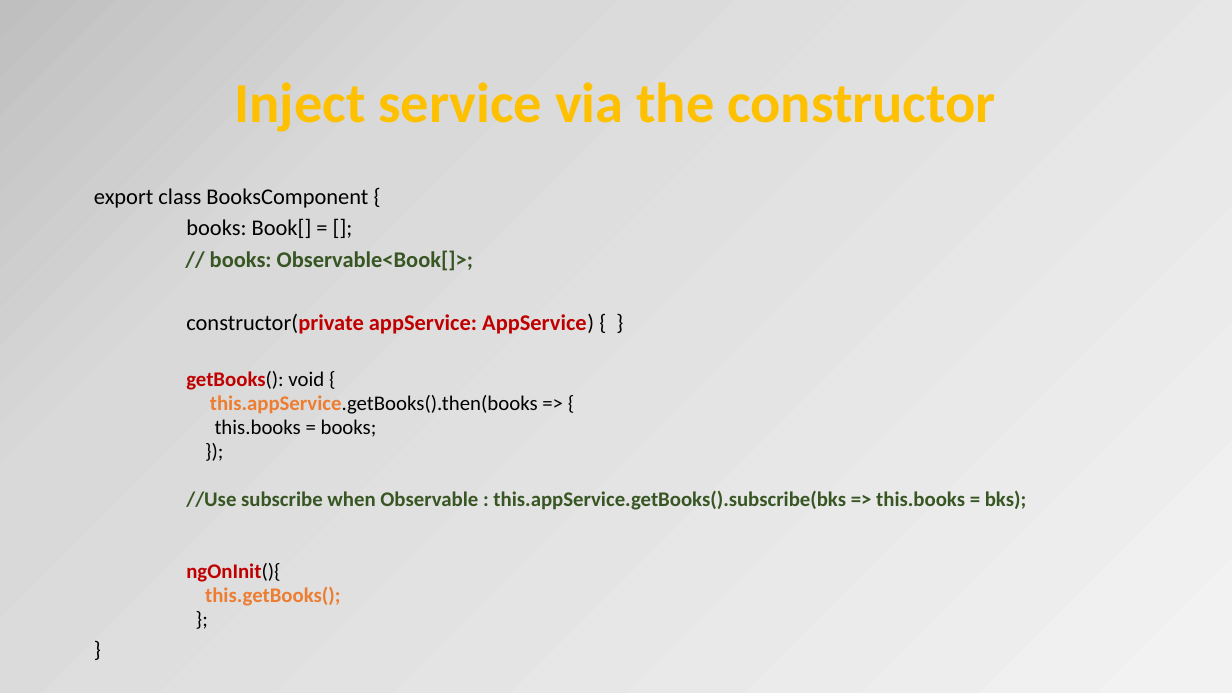
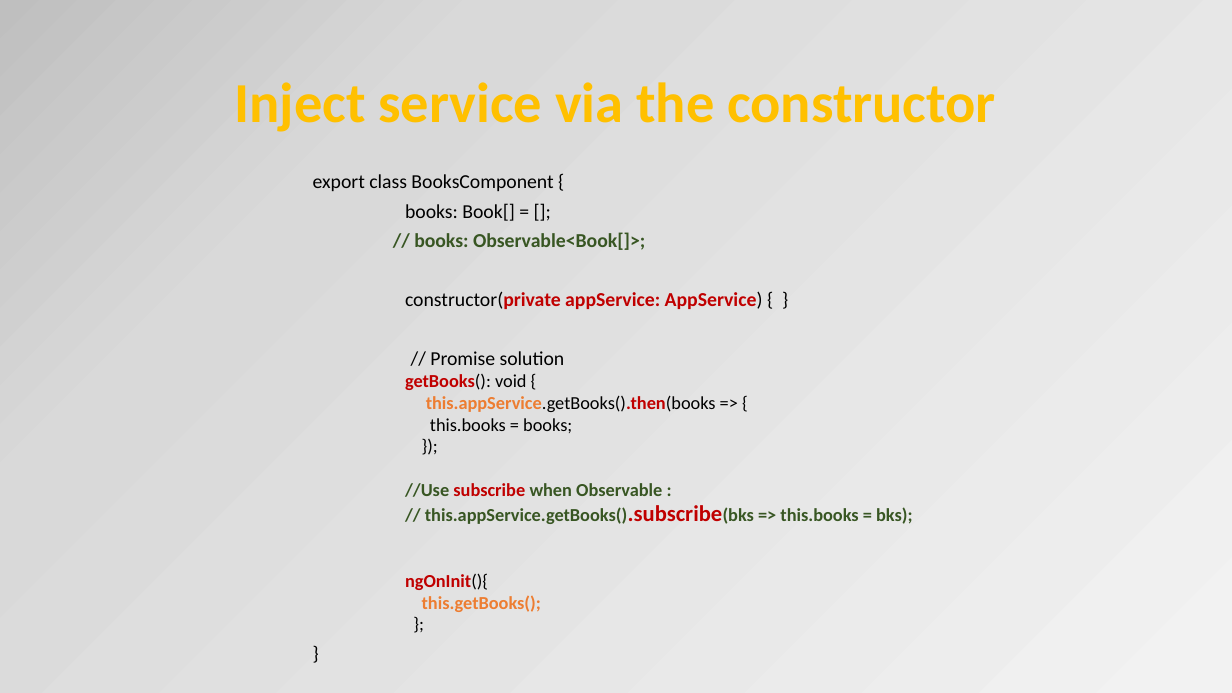
Before and after one commit to petereijgermans11/frontend-cursus, a slide deck: slide 30 of frontend-cursus/ 8 - Angular.pptx (slide 27 before the commit). Drawn at 1232x693 pixels with LibreOffice and Linux fonts; fonts in the diff are those of the drawing. Boxes give left, top, right and bottom in pixels: in the first picture for what was removed or moved away, otherwise in the second. Text is boxed around its words. In the diff, an @@ line names an element or a change of style, - is before the commit and + after.

```diff
--- a/frontend-cursus/ 8 - Angular.pptx
+++ b/frontend-cursus/ 8 - Angular.pptx
@@ text "export class BooksComponent {" moved from (x1=94, y1=188, x2=1026, y2=606) to (x1=313, y1=174, x2=912, y2=612) @@
@@ text at (x1=313, y1=174, x2=763, y2=612): size 17.5 to 15.4 pt in "export class BooksComponent {", "books: Book[] = [];", "// books: Observable<Book[]>;", "constructor(private appService: AppService) { }" and 1 more places; size 16.2 to 14.3 pt in "getBooks(): void {", "this.appService.getBooks().then(books => {", "this.books = books;", "});" and 3 more places; text colour #000000 to #C00000, bold on in "this.appService.getBooks().then(books" @@
@@ text at (x1=430, y1=351, x2=565, y2=365): paragraph added @@
+// Promise solution
@@ text at (x1=405, y1=483, x2=912, y2=524): text changed; size 16.2 to 14.3 pt @@
-    //Use subscribe when Observable : this.appService.getBooks().subscribe(bks => this.books = bks);
+    //Use subscribe when Observable :
+    // this.appService.getBooks().subscribe(bks => this.books = bks);
```
Also in this commit, not shown: 8 other slides changed, 4 slides added, 1 slide removed, 10 other files.
